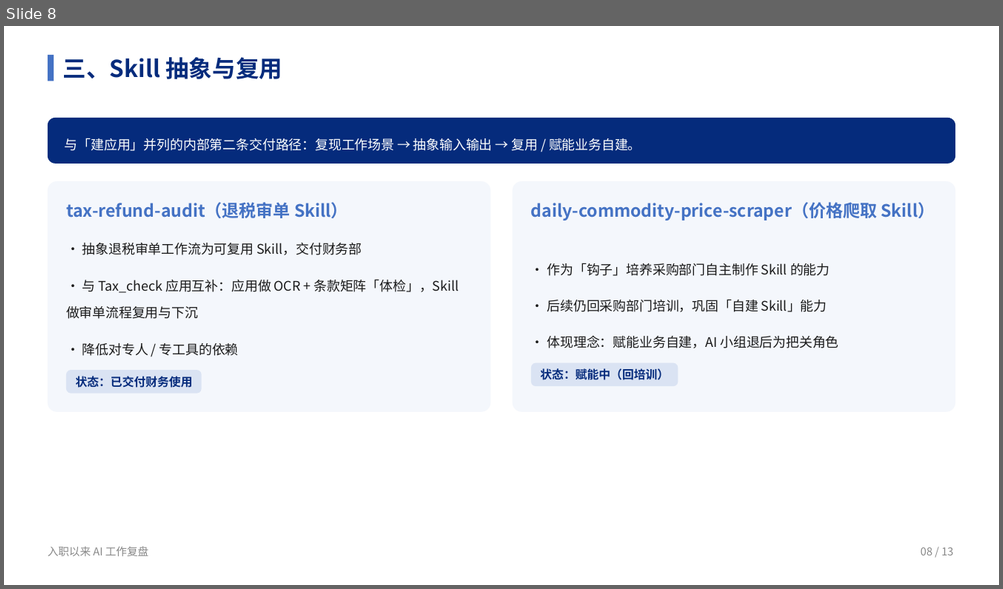
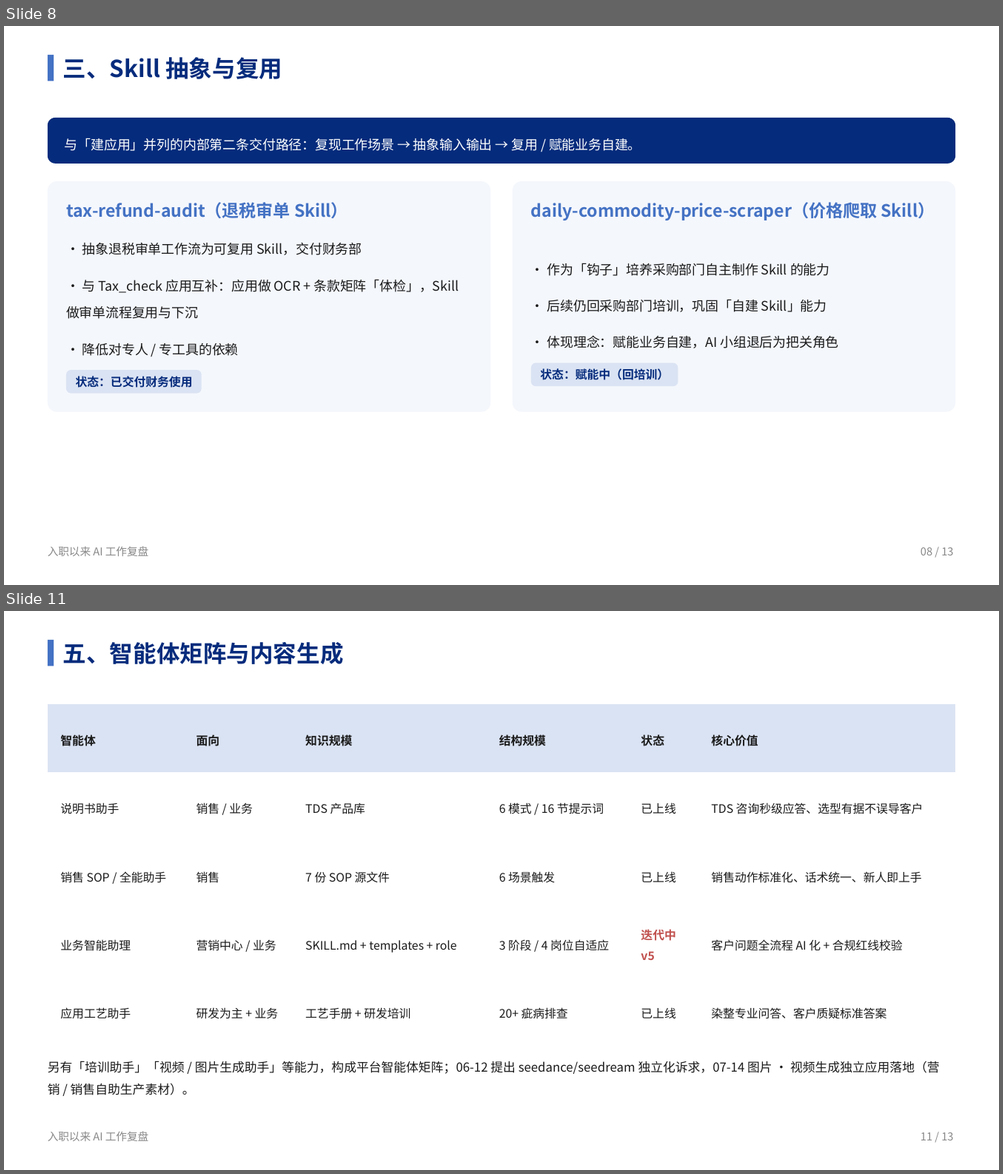
Before and after one commit to liellaaaaa/lw, a slide deck: PPT/入职以来AI工作复盘/入职以来AI工作复盘.pptx. Shown one above the other, each under a label of ours: slide 8 before the commit, slides 8 and 11 after it; the slides between them are not shown. The pictures are 1003x589 and 1003x1174 pixels, drawn with LibreOffice and Linux fonts; fonts in the diff are those of the drawing. Boxes give left, top, right and bottom in pixels: in the first picture for what was removed or moved away, otherwise in the second. Text is boxed around its words. In the diff, an @@ line names an element or a change of style, - is before the commit and + after.

```diff
--- a/PPT/入职以来AI工作复盘/入职以来AI工作复盘.pptx
+++ b/PPT/入职以来AI工作复盘/入职以来AI工作复盘.pptx
@@ slide 11 added at box(4, 611, 999, 1170), background #FFFFFF @@
@@ rectangle added at box(47, 640, 54, 667), fill #4472C4 @@
@@ text added at box(63, 642, 344, 664), 22.5 pt, text #052B7C, bold @@
+五、智能体矩阵与内容生成
@@ table added at box(47, 704, 954, 1046), 5 rows, 6 columns @@
+智能体 | 面向 | 知识规模 | 结构规模 | 状态 | 核心价值
+说明书助手 | 销售 / 业务 | TDS 产品库 | 6 模式 / 16 节提示词 | 已上线 | TDS 咨询秒级应答、选型有据不误导客户
+销售 SOP / 全能助手 | 销售 | 7 份 SOP 源文件 | 6 场景触发 | 已上线 | 销售动作标准化、话术统一、新人即上手
+业务智能助理 | 营销中心 / 业务 | SKILL.md + templates + role | 3 阶段 / 4 岗位自适应 | 迭代中 v5 | 客户问题全流程 AI 化 + 合规红线校验
+应用工艺助手 | 研发为主 + 业务 | 工艺手册 + 研发培训 | 20+ 疵病排查 | 已上线 | 染整专业问答、客户质疑标准答案
@@ text added at box(48, 1061, 939, 1096), 12 pt, text #1A1A1A @@
+另有「培训助手」「视频 / 图片生成助手」等能力，构成平台智能体矩阵；06-12 提出 seedance/seedream 独立化诉求，07-14 图片 · 视频生成独立应用落地（营销 / 销售自助生产素材）。
@@ text added at box(48, 1132, 148, 1142), 10.5 pt, text #888888 @@
+入职以来 AI 工作复盘
@@ text added at box(920, 1133, 953, 1141), 10.5 pt, text #888888 @@
+11 / 13
```
Also in this commit, not shown: 4 other slides added, 10 other files.
